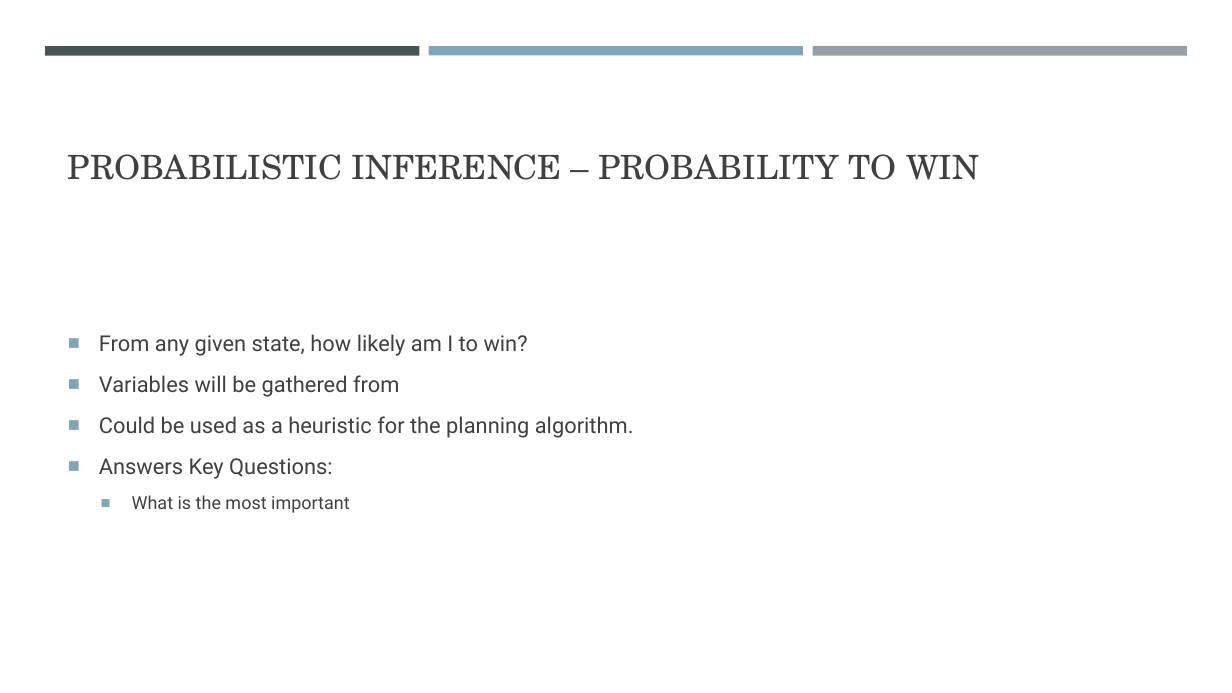
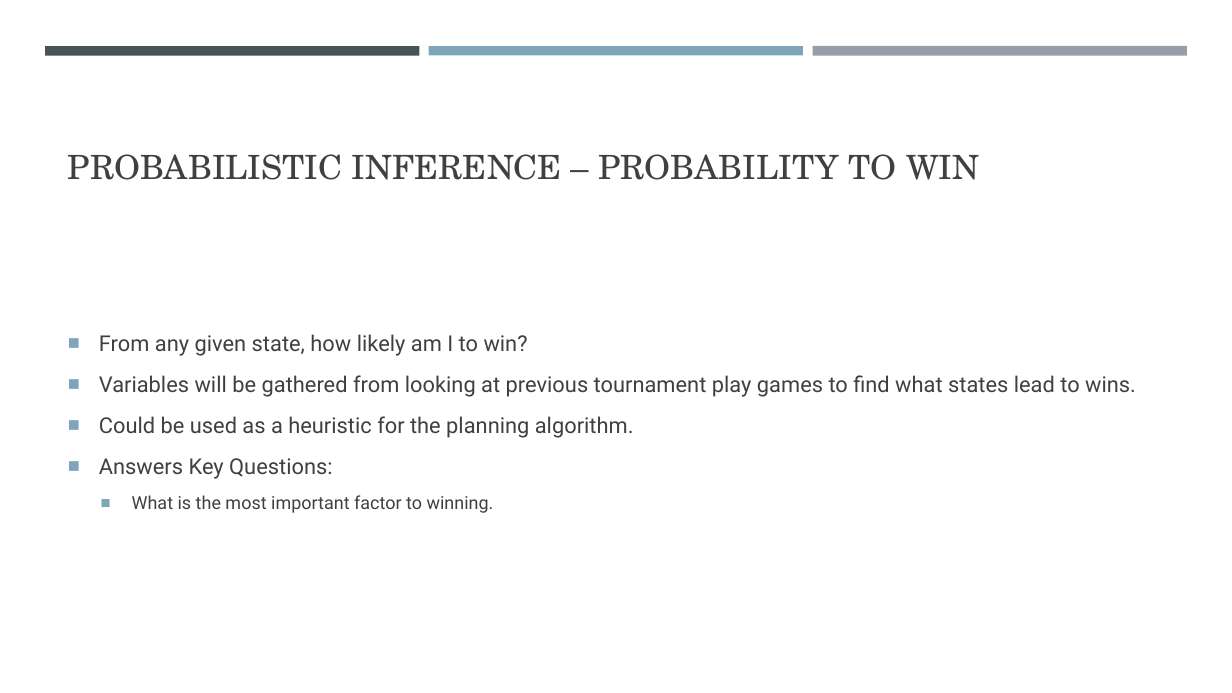
Before and after one commit to NicholasTillo/Gitaxian-Probe, a slide deck: slide 4 of problem_formulation.pptx. Drawn at 1232x693 pixels with LibreOffice and Linux fonts; fonts in the diff are those of the drawing. Boxes give left, top, right and bottom in pixels: in the first picture for what was removed or moved away, otherwise in the second. Text is boxed around its words. In the diff, an @@ line names an element or a change of style, - is before the commit and + after.

```diff
--- a/problem_formulation.pptx
+++ b/problem_formulation.pptx
@@ text at <box>99,375,1136,397</box>: text changed @@
-■ Variables will be gathered from
+■ Variables will be gathered from looking at previous tournament play games to find what states lead to wins.
@@ text at <box>132,495,494,513</box>: text changed @@
-  ■ What is the most important
+  ■ What is the most important factor to winning.
```
Also in this commit, not shown: 2 other slides changed.
